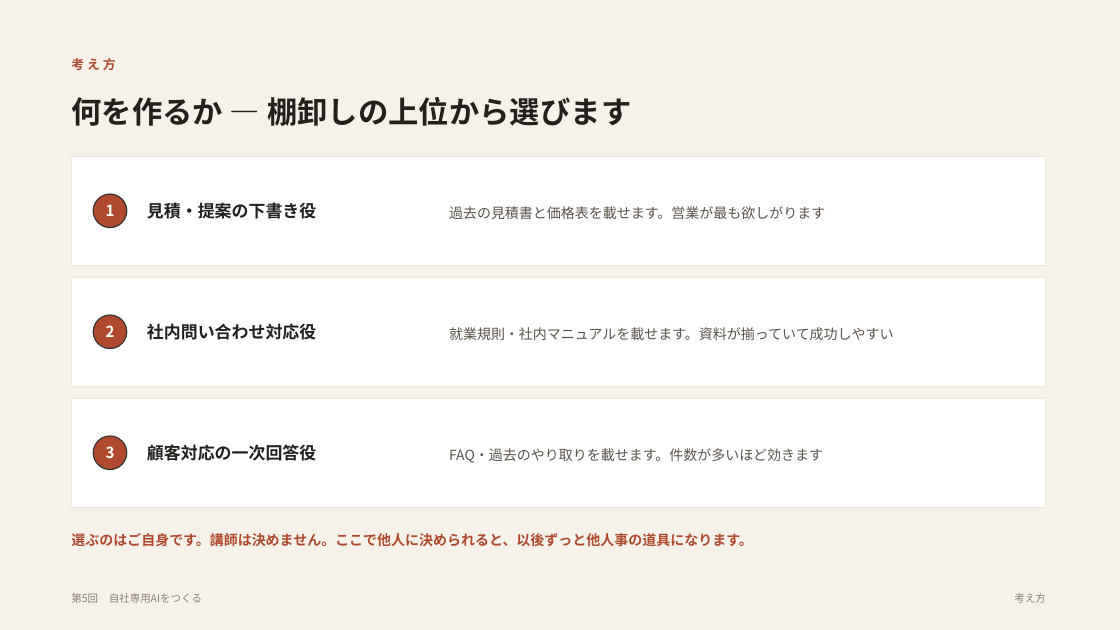
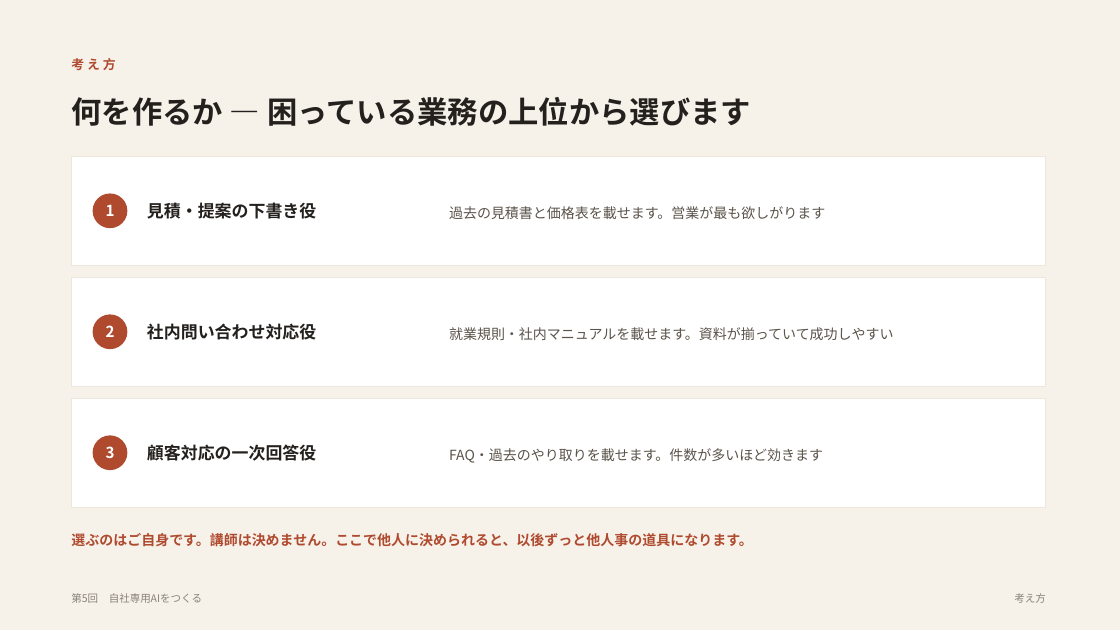
Before and after one commit to yusuke-aoki-bit/founders-ai-program, a slide deck: slide 4 of slides/pptx/第05回_自社専用AIをつくる.pptx. Drawn at 1120x630 pixels with LibreOffice and Linux fonts; fonts in the diff are those of the drawing. Boxes give left, top, right and bottom in pixels: in the first picture for what was removed or moved away, otherwise in the second. Text is boxed around its words. In the diff, an @@ line names an element or a change of style, - is before the commit and + after.

```diff
--- a/slides/pptx/第05回_自社専用AIをつくる.pptx
+++ b/slides/pptx/第05回_自社専用AIをつくる.pptx
@@ text at (x1=71, y1=97, x2=751, y2=126): text changed @@
-何を作るか — 棚卸しの上位から選びます
+何を作るか — 困っている業務の上位から選びます
@@ outline #333333 1 pt to #B04A2F 1 pt in 3 elements at (x1=93, y1=194, x2=127, y2=228), (x1=93, y1=315, x2=127, y2=349), (x1=93, y1=436, x2=127, y2=470) @@
```
Also in this commit, not shown: 9 other slides changed, 6 slides added, 4 slides removed, 17 other files.
